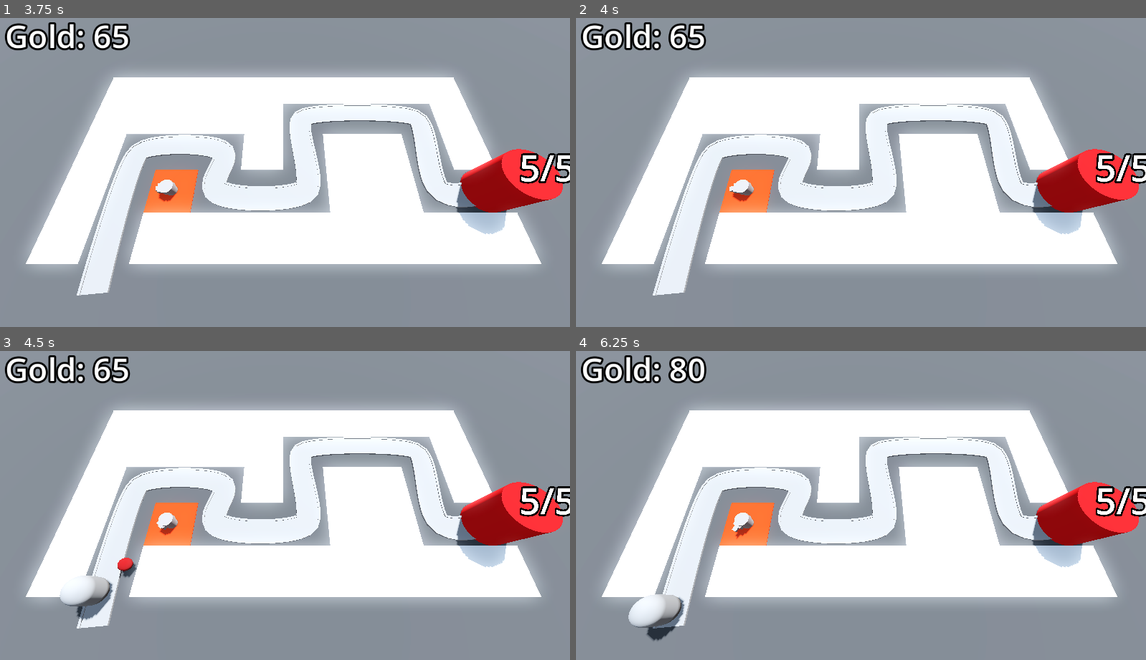
Above: before the commit, frames 1-4 (two rows, left to right).
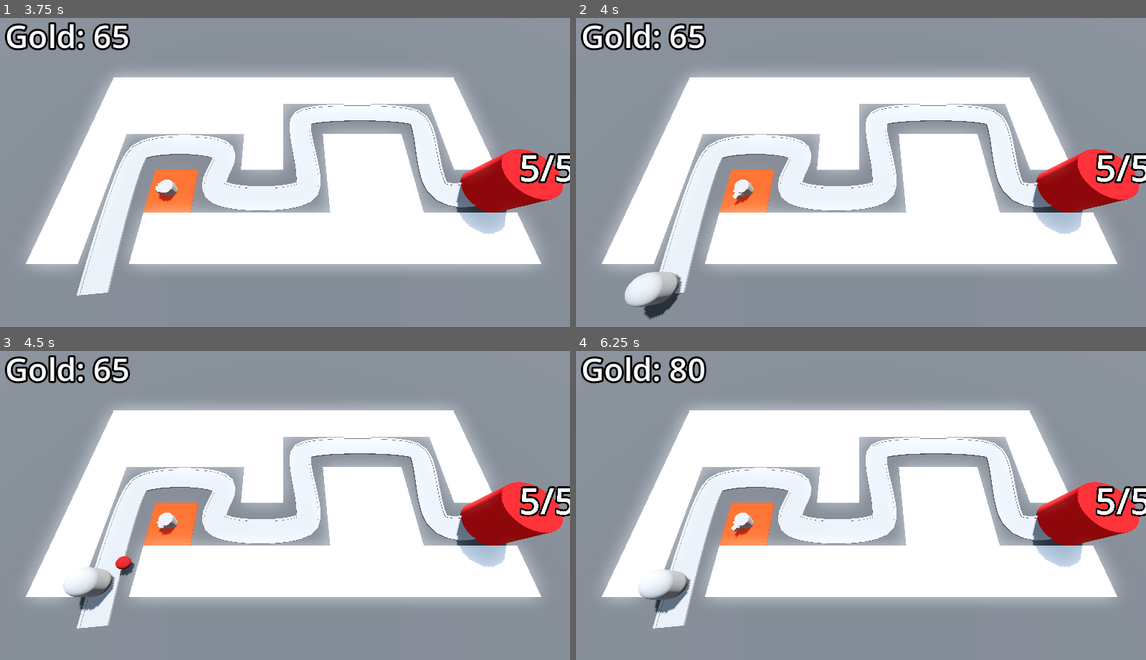
Above: after the commit, the same moments.

Repository: SugarF0x/barblast-3d
Game: Godot game, scene res://BaseLevel.tscn
Two runs of this game, one before a commit and one after it. Both use one fixed random seed, a clock stepped at 60 frames per second and the inputs below.
Inputs (mouse positions are in pixels of both pictures, inside the frame that each line leads up to):
- Up to frame 1 (3.75 s): tap Enter at 0.5, 2 s; move the mouse to (410, 150) at 0.52 s; click (410, 150) at 0.6 s; tap Space at 1.25 s; move the mouse to (171, 181) at 1.27 s; click (171, 181) at 1.35 s; move the mouse to (342, 95) at 2.02 s; click (342, 95) at 2.1 s; move the mouse to (256, 231) at 2.77 s; click (256, 231) at 2.85 s; move the mouse to (456, 215) at 3.52 s; click (456, 215) at 3.6 s
- Up to frame 2 (4 s): no input
- Up to frame 3 (4.5 s): move the mouse to (114, 449) at 4.27 s; click (114, 449) at 4.35 s
- Up to frame 4 (6.25 s): move the mouse to (889, 499) at 5.02 s; click (889, 499) at 5.1 s; move the mouse to (775, 418) at 5.77 s; click (775, 418) at 5.85 s

Frame 1 is identical in both runs. In frame 2, 1.1% of the frame differs, in the area x 8-30%, y 53-98%; in frame 3, 0.9%; in frame 4, 1.5%, in the area x 9-30%, y 55-94%.

Commit message:
add decreasing enemy spawn timer

Diff:
--- a/BaseLevel.tscn
+++ b/BaseLevel.tscn
@@ -1,6 +1,7 @@
-[gd_scene load_steps=15 format=3 uid="uid://drh3kj7778ibt"]
+[gd_scene load_steps=16 format=3 uid="uid://drh3kj7778ibt"]
 
 [ext_resource type="PackedScene" uid="uid://b30dvd4ye2sv3" path="res://RayPickerCamera/ray_picker_camera.tscn" id="1_33bfw"]
+[ext_resource type="PackedScene" uid="uid://b4ykk1i4fn341" path="res://DifficultyManager/difficulty_manager.tscn" id="1_gac54"]
 [ext_resource type="MeshLibrary" uid="uid://cesoulgt1yff5" path="res://MeshLibraries/SpaceLibrary.tres" id="1_j15wq"]
 [ext_resource type="PackedScene" uid="uid://butwu35p7bjro" path="res://Enemy/enemy.tscn" id="2_wgbja"]
 [ext_resource type="Script" path="res://TurretManager.gd" id="3_4nxnr"]
@@ -39,6 +40,8 @@
 
 [node name="BaseLevel" type="Node3D"]
 
+[node name="DifficultyManager" parent="." instance=ExtResource("1_gac54")]
+
 [node name="WorldEnvironment" type="WorldEnvironment" parent="."]
 environment = SubResource("Environment_ad6ns")
 
@@ -68,11 +71,12 @@
 script = ExtResource("3_4nxnr")
 turret_scene = ExtResource("4_enpy5")
 
-[node name="EnemyPath" type="Path3D" parent="."]
+[node name="EnemyPath" type="Path3D" parent="." node_paths=PackedStringArray("difficulty_manager")]
 unique_name_in_owner = true
 curve = SubResource("Curve3D_yvn7s")
 script = ExtResource("5_885ug")
 enemy_scene = ExtResource("2_wgbja")
+difficulty_manager = NodePath("../DifficultyManager")
 
 [node name="Road" type="CSGPolygon3D" parent="EnemyPath"]
 polygon = PackedVector2Array(-1, 0, -1, 0.1, 1, 0.1, 1, 0)
@@ -114,8 +118,9 @@
 path_joined = false
 
 [node name="EnemySpawnTimer" type="Timer" parent="EnemyPath"]
+unique_name_in_owner = true
 wait_time = 2.0
-autostart = true
+one_shot = true
 
 [node name="Base" parent="." instance=ExtResource("3_jojtq")]
 transform = Transform3D(1, 0, 0, 0, 1, 0, 0, 0, 1, 18, 2, 6)
--- /dev/null
+++ b/DifficultyManager/difficulty_manager.gd
@@ -0,0 +1,18 @@
+class_name DifficultyManager
+extends Node
+
+
+@export var game_length := 30
+@export var spawn_time_curve: Curve
+
+
+@onready var level_duration_timer: Timer = %LevelDurationTimer
+
+
+func _ready() -> void:
+	level_duration_timer.start(game_length)
+
+
+func game_progress_ratio() -> float: return 1.0 - level_duration_timer.time_left / game_length
+
+func get_spawn_time() -> float: return spawn_time_curve.sample(game_progress_ratio())
--- /dev/null
+++ b/DifficultyManager/difficulty_manager.tscn
@@ -0,0 +1,17 @@
+[gd_scene load_steps=3 format=3 uid="uid://b4ykk1i4fn341"]
+
+[ext_resource type="Script" path="res://DifficultyManager/difficulty_manager.gd" id="1_7usqn"]
+
+[sub_resource type="Curve" id="Curve_f8x62"]
+min_value = 0.25
+max_value = 2.0
+_data = [Vector2(0, 2), 0.0, -1.75, 0, 1, Vector2(1, 0.25), -1.75, 0.0, 1, 0]
+point_count = 2
+
+[node name="DifficultyManager" type="Node"]
+script = ExtResource("1_7usqn")
+spawn_time_curve = SubResource("Curve_f8x62")
+
+[node name="LevelDurationTimer" type="Timer" parent="."]
+unique_name_in_owner = true
+one_shot = true
--- a/EnemyPath.gd
+++ b/EnemyPath.gd
@@ -2,9 +2,21 @@
 
 
 @export var enemy_scene: PackedScene
+@export var difficulty_manager: DifficultyManager
+
+
+@onready var enemy_spawn_timer: Timer = %EnemySpawnTimer
+
+
+func _ready() -> void:
+	set_timer()
 
 
 func spawn_enemy() -> void: add_child(enemy_scene.instantiate())
 
+func set_timer() -> void: enemy_spawn_timer.start(difficulty_manager.get_spawn_time())
 
-func _on_enemy_spawn_timer_timeout() -> void: spawn_enemy()
+
+func _on_enemy_spawn_timer_timeout() -> void:
+	spawn_enemy()
+	set_timer()
